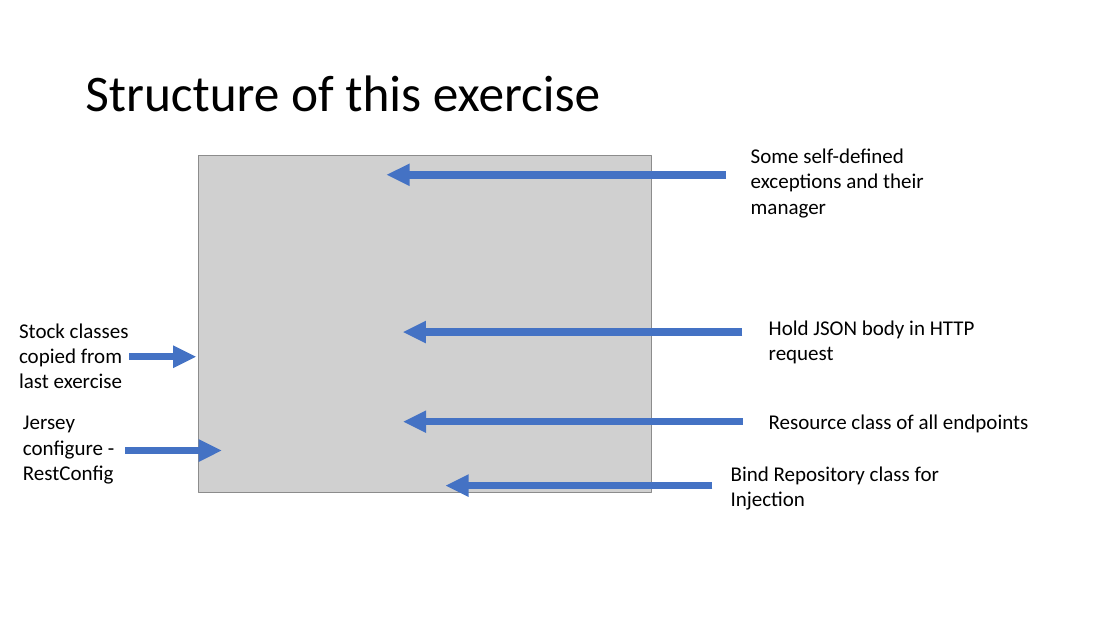
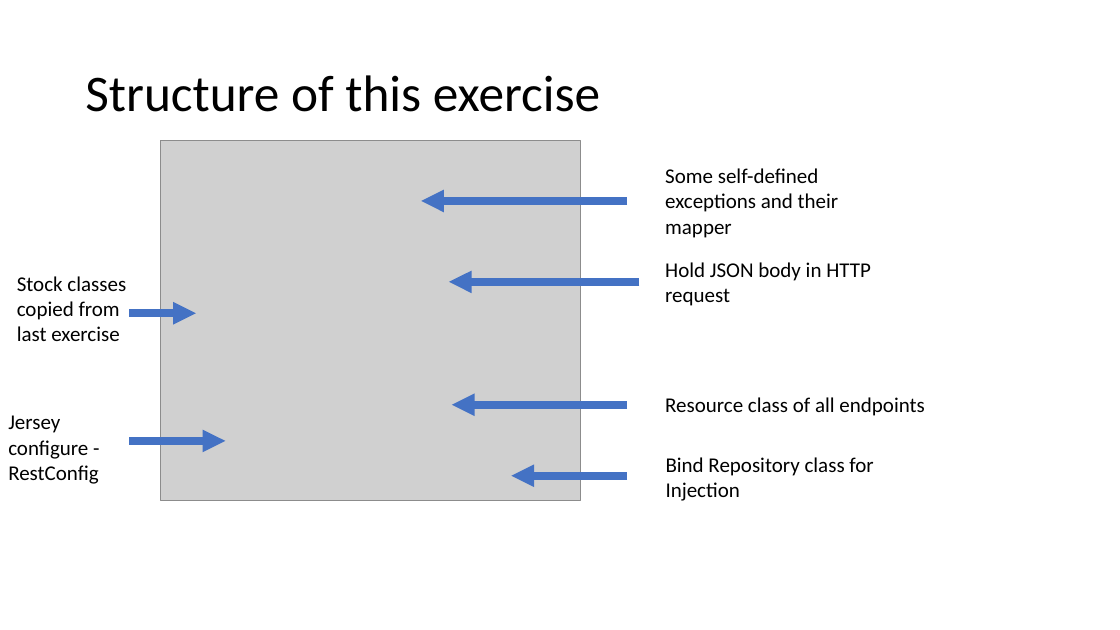
Before and after one commit to lxhq/StockExercise2, a slide deck: slide 3 of Demo_Week2.pptx. Drawn at 1120x630 pixels with LibreOffice and Linux fonts; fonts in the diff are those of the drawing; grey boxes stand for pictures. Boxes give left, top, right and bottom in pixels: in the first picture for what was removed or moved away, otherwise in the second. Text is boxed around its words. In the diff, an @@ line names an element or a change of style, - is before the commit and + after.

Commit message:
modified ppt

```diff
--- a/Demo_Week2.pptx
+++ b/Demo_Week2.pptx
@@ picture: place and size @@
-picture at box(198, 155, 652, 492)
+picture at box(160, 141, 581, 501)
@@ text at box(665, 168, 839, 238): text changed @@
-Some self-defined exceptions and their manager
+Some self-defined exceptions and their mapper
@@ arrow moved from (727, 175) - (387, 175) to (628, 201) - (421, 201) @@
@@ text "Stock classes copied from last ...": place and size @@
-text "Stock classes copied from last ..." at box(19, 323, 129, 388)
+text "Stock classes copied from last ..." at box(17, 276, 126, 341)
@@ text "Hold JSON body in HTTP ...": place and size @@
-text "Hold JSON body in HTTP ..." at box(769, 320, 975, 364)
+text "Hold JSON body in HTTP ..." at box(665, 262, 871, 306)
@@ arrow moved from (743, 332) - (403, 332) to (639, 282) - (450, 282) @@
@@ arrow moved from (129, 357) - (196, 357) to (129, 313) - (196, 313) @@
@@ text "Resource class of all endpoints": place and size @@
-text "Resource class of all endpoints" at box(769, 414, 1028, 433)
+text "Resource class of all endpoints" at box(665, 397, 924, 416)
@@ text "Jersey configure - RestConfig": place and size @@
-text "Jersey configure - RestConfig" at box(23, 415, 114, 484)
+text "Jersey configure - RestConfig" at box(8, 415, 99, 484)
@@ arrow moved from (743, 422) - (403, 422) to (628, 405) - (452, 405) @@
@@ arrow moved from (125, 450) - (222, 450) to (129, 441) - (225, 441) @@
@@ text "Bind Repository class for Injection": place and size @@
-text "Bind Repository class for Injection" at box(731, 466, 939, 510)
+text "Bind Repository class for Injection" at box(666, 457, 873, 501)
@@ arrow moved from (712, 486) - (446, 486) to (628, 476) - (512, 476) @@
```
Also in this commit, not shown: 6 other slides changed, 3 slides added, 1 other file.
